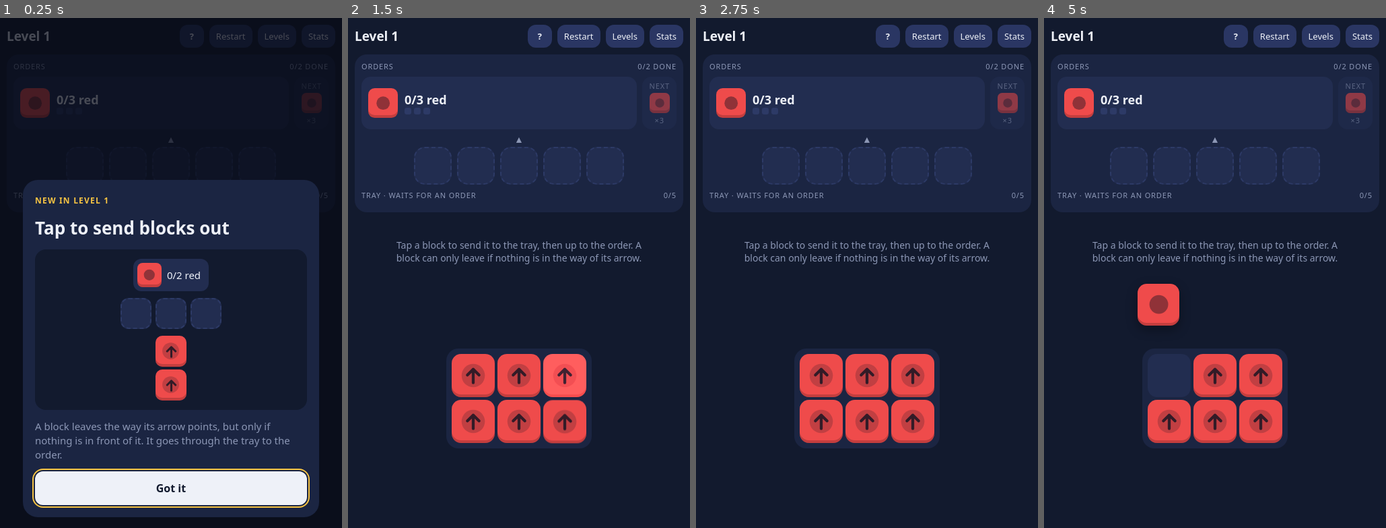
Above: before the commit, frames 1-4 (left to right).
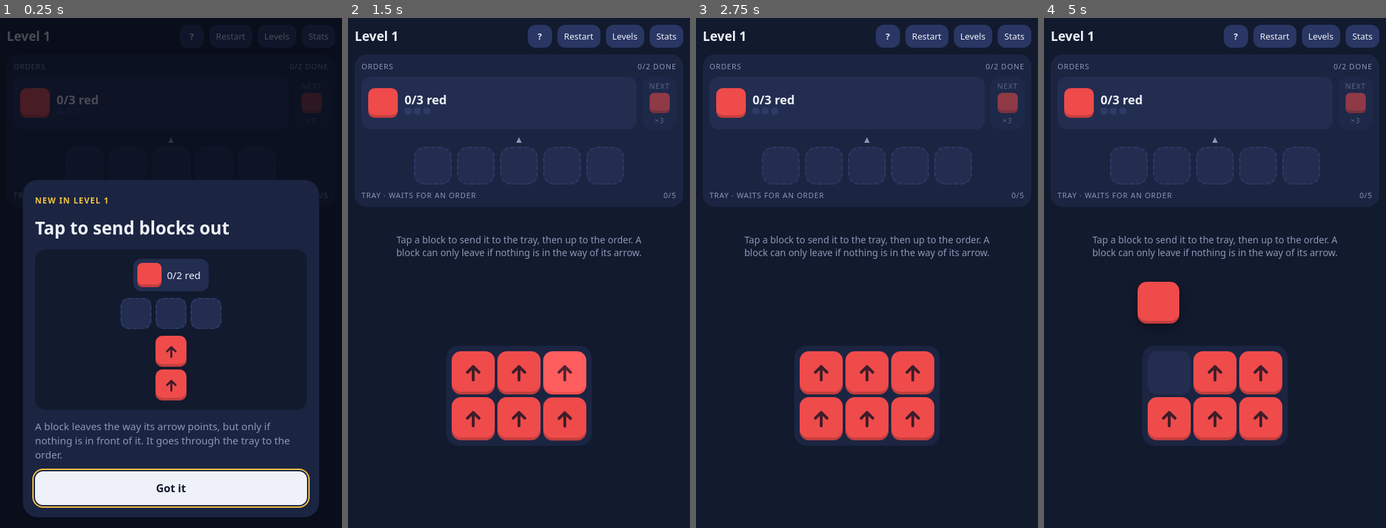
Above: after the commit, the same moments.

Repository: dan-tome/mobile-games
Game: browser game, page Greybox/index.html
The game is run twice, just before and just after one commit, with the same random seed, the same clock (stepped at 60 frames per second) and the same inputs.
Inputs (mouse positions are in pixels of both pictures, inside the frame that each line leads up to):
- Up to frame 1 (0.25 s): no input
- Up to frame 2 (1.5 s): click "Got it" at 0.27 s; click "Restart" at 0.52 s; click (563, 420) at 1.27 s
- Up to frame 3 (2.75 s): click (822, 420) at 1.87 s; click "?" at 2.02 s; click "Close" at 2.47 s
- Up to frame 4 (5 s): click "Levels" at 3.07 s; click "Close" at 3.27 s; click (1215, 375) at 3.67 s; click (1259, 375) at 4.27 s; click (1215, 420) at 4.52 s; click "Restart" at 4.77 s; click (1170, 375) at 4.87 s

The runs differ from the first frame. In frame 1, 0.3% of the frame differs, in the area x 8-53%, y 15-74%; in frame 2, 3.9%; in frame 3, 4.1%, in the area x 8-93%, y 15-84%; in frame 4, 4.0%.

Commit message:
Greybox: drop tile shapes and recipe key; players discover yellow mixes
Only red + blue = purple is taught (Level 3 tutorial). Orange and green
arrive at Level 4 unexplained, and the on-screen recipe key is gone.
Design doc updated, with colour-blind support noted as deferred.

Co-Authored-By: Claude Opus 5.5 <noreply@anthropic.com>
Claude-Session: https://claude.ai/code/session_01Efprqa2PcKrvTNF1x8kwRk

Diff:
--- a/Greybox/index.html
+++ b/Greybox/index.html
@@ -13,7 +13,6 @@
     --muted: #8c97b5;
     --ink: rgba(12, 17, 32, 0.78);
     --ink-soft: rgba(12, 17, 32, 0.42);
-    --ink-faint: rgba(12, 17, 32, 0.2);
     --btn: #2a3663;
     --btn-hi: #36447a;
     --good: #33c27f;
@@ -112,10 +111,6 @@
   #tray.full .slot { border-color: var(--bad); }
   #tray.shake { animation: shakeX 0.3s; --nudge: 6px; }
 
-  #recipes { display: flex; justify-content: center; gap: 14px; flex-wrap: wrap; font-size: 13px; color: var(--muted); }
-  #recipes span { display: inline-flex; align-items: center; gap: 4px; }
-  .dot { width: 14px; height: 14px; border-radius: 4px; display: inline-block; }
-
   #note { min-height: 20px; font-size: 15px; font-weight: 500; text-align: center; transition: opacity 0.3s; }
   #note.warn { color: var(--O); }
   #hint { color: var(--muted); font-size: 14px; line-height: 1.35; text-align: center; text-wrap: balance; }
@@ -137,11 +132,6 @@
   }
   .unit { cursor: pointer; touch-action: manipulation; }
   .tile .arrow { width: 50%; height: 50%; position: relative; z-index: 1; }
-  /* Shapes are the colour-blind cue: one large shape per primary, two for a mix. */
-  .tile .shapes { position: absolute; inset: 0; display: flex; align-items: center; justify-content: center; gap: 4%; pointer-events: none; }
-  .tile .shapes svg { width: 60%; height: 60%; }
-  .tile .shapes.two svg { width: 40%; height: 40%; }
-  .unit .shapes svg { width: 72%; height: 72%; fill: var(--ink-faint); }
   .swatch { width: 44px; height: 44px; flex: 0 0 auto; }
   .order.next .swatch { width: 30px; height: 30px; }
 
@@ -240,7 +230,6 @@
     <div id="flow" aria-hidden="true">▲</div>
     <div id="tray"></div>
     <div class="labelrow"><span class="label">Tray · waits for an order</span><span class="label" id="trayCount"></span></div>
-    <div id="recipes"></div>
   </section>
   <div id="note" aria-live="polite"></div>
   <div id="hint"></div>
@@ -250,16 +239,11 @@
 
 <script type="module">
   import { LEVELS } from './levels.js';
-  import { parseLevel, initialState, tap, isFree, unitsLeft, clone, PARENTS } from './rules.js';
+  import { parseLevel, initialState, tap, isFree, unitsLeft, clone } from './rules.js';
 
   const $ = (id) => document.getElementById(id);
   const NAMES = { R: 'red', Y: 'yellow', B: 'blue', P: 'purple', O: 'orange', G: 'green' };
   const cap = (s) => s[0].toUpperCase() + s.slice(1);
-  const SHAPE = {
-    R: '<circle cx="12" cy="12" r="9"/>',
-    Y: '<path d="M12 3 L21.5 20 H2.5 Z"/>',
-    B: '<rect x="4" y="4" width="16" height="16" rx="2"/>',
-  };
   const ROT = { '^': 0, '>': 90, v: 180, '<': 270 };
   const DELTA = { '^': [0, -1], v: [0, 1], '<': [-1, 0], '>': [1, 0] };
   // Animation timings (ms). One place to tune how fast the pipeline plays.
@@ -558,11 +542,8 @@
   }
 
   // ---------- rendering ----------
-  const shapesFor = (c) => (PARENTS[c] || [c]).map((p) => `<svg viewBox="0 0 24 24" fill="var(--ink-soft)">${SHAPE[p]}</svg>`).join('');
-  const shapesDiv = (c) => `<div class="shapes${PARENTS[c] ? ' two' : ''}">${shapesFor(c)}</div>`;
   const arrowSvg = (d) => `<svg class="arrow" viewBox="0 0 24 24" style="transform:rotate(${ROT[d]}deg)" fill="none" stroke="var(--ink)" stroke-width="3.2" stroke-linecap="round" stroke-linejoin="round"><path d="M12 20V5M5.5 11.5 12 5l6.5 6.5"/></svg>`;
-  const tileHtml = (c, cls = '') => `<div class="tile ${cls}" style="background:var(--${c})">${shapesDiv(c)}</div>`;
-  const usesMixing = (l) => l.orders.some((o) => PARENTS[o.c]);
+  const tileHtml = (c, cls = '') => `<div class="tile ${cls}" style="background:var(--${c})"></div>`;
 
   function render(s, opts = {}) {
     $('title').innerHTML = `${level.name}${level.hard ? ' <span class="pill">Hard</span>' : ''}`;
@@ -602,13 +583,6 @@
       tray.appendChild(el);
     });
     $('trayCount').textContent = `${s.tray.filter(Boolean).length}/${s.tray.length}`;
-    $('recipes').innerHTML = usesMixing(level)
-      ? ['P', 'O', 'G'].map((c) => {
-          const [a, b] = PARENTS[c];
-          return `<span><i class="dot" style="background:var(--${a})"></i>+<i class="dot" style="background:var(--${b})"></i>=<i class="dot" style="background:var(--${c})"></i></span>`;
-        }).join('')
-      : '';
-
     // board
     const board = $('board');
     board.style.gridTemplateColumns = `repeat(${level.w}, var(--cs))`;
@@ -627,7 +601,7 @@
           t.className = 'tile unit';
           t.dataset.u = i;
           t.style.background = `var(--${u.c})`;
-          t.innerHTML = `${shapesDiv(u.c)}${arrowSvg(u.d)}`;
+          t.innerHTML = arrowSvg(u.d);
           t.setAttribute('role', 'button');
           t.setAttribute('aria-label', `${NAMES[u.c]} block pointing ${{ '^': 'up', v: 'down', '<': 'left', '>': 'right' }[u.d]}`);
           t.addEventListener('pointerdown', (e) => { e.preventDefault(); onTap(i); });
@@ -692,24 +666,6 @@
         await d.send(d.unit(1), 0, { mixTo: 'P', toOrder: true });
       },
     },
-    mix2: {
-      title: 'Yellow mixes too',
-      text: 'Red + yellow = orange. Blue + yellow = green. The key under the tray reminds you.',
-      stage: { order: ['O', 1], tray: [null, null, null], board: ['R^ Y^ B^ Y^'] },
-      async play(d) {
-        await d.tap(d.unit(0));
-        await d.send(d.unit(0), 0);
-        await d.tap(d.unit(1));
-        await d.send(d.unit(1), 0, { mixTo: 'O', toOrder: true });
-        await d.wait(300);
-        d.setOrder('G', 1);
-        await d.wait(400);
-        await d.tap(d.unit(2));
-        await d.send(d.unit(2), 0);
-        await d.tap(d.unit(3));
-        await d.send(d.unit(3), 0, { mixTo: 'G', toOrder: true });
-      },
-    },
     full: {
       title: 'Watch the full tray',
       text: 'If the tray is full, a new block mixes with a colour already there, even into a colour nobody ordered. Keep a slot free.',
@@ -772,7 +728,7 @@
       <div class="d-order">${orderHtml(...order)}</div>
       <div class="d-tray">${tray.map((q) => `<div class="slot${q ? ' filled' : ''}">${q ? tileHtml(q, 'big') : ''}</div>`).join('')}</div>
       ${cols ? `<div class="d-board" style="grid-template-columns:repeat(${cols}, 46px)">${cells.map((t) =>
-        `<div class="cell">${t === '..' ? '' : `<div class="tile unit" style="background:var(--${t[0]})">${shapesDiv(t[0])}${arrowSvg(t[1])}</div>`}</div>`).join('')}</div>` : ''}
+        `<div class="cell">${t === '..' ? '' : `<div class="tile unit" style="background:var(--${t[0]})">${arrowSvg(t[1])}</div>`}</div>`).join('')}</div>` : ''}
       <div class="finger"></div>`;
     const $$ = (sel) => [...stage.querySelectorAll(sel)];
     const rel = (el) => {
--- a/Greybox/levels.js
+++ b/Greybox/levels.js
@@ -43,8 +43,7 @@
   },
   {
     name: 'Level 4',
-    intro: 'mix2',
-    hint: 'Red + yellow make orange. Blue + yellow make green.',
+    hint: 'Yellow is new. Work out what it mixes into.',
     capacity: 3,
     active: 2,
     orders: 'Y3 O2 G2 B2 Y2',
Not shown, changed: docs/game-design.md
